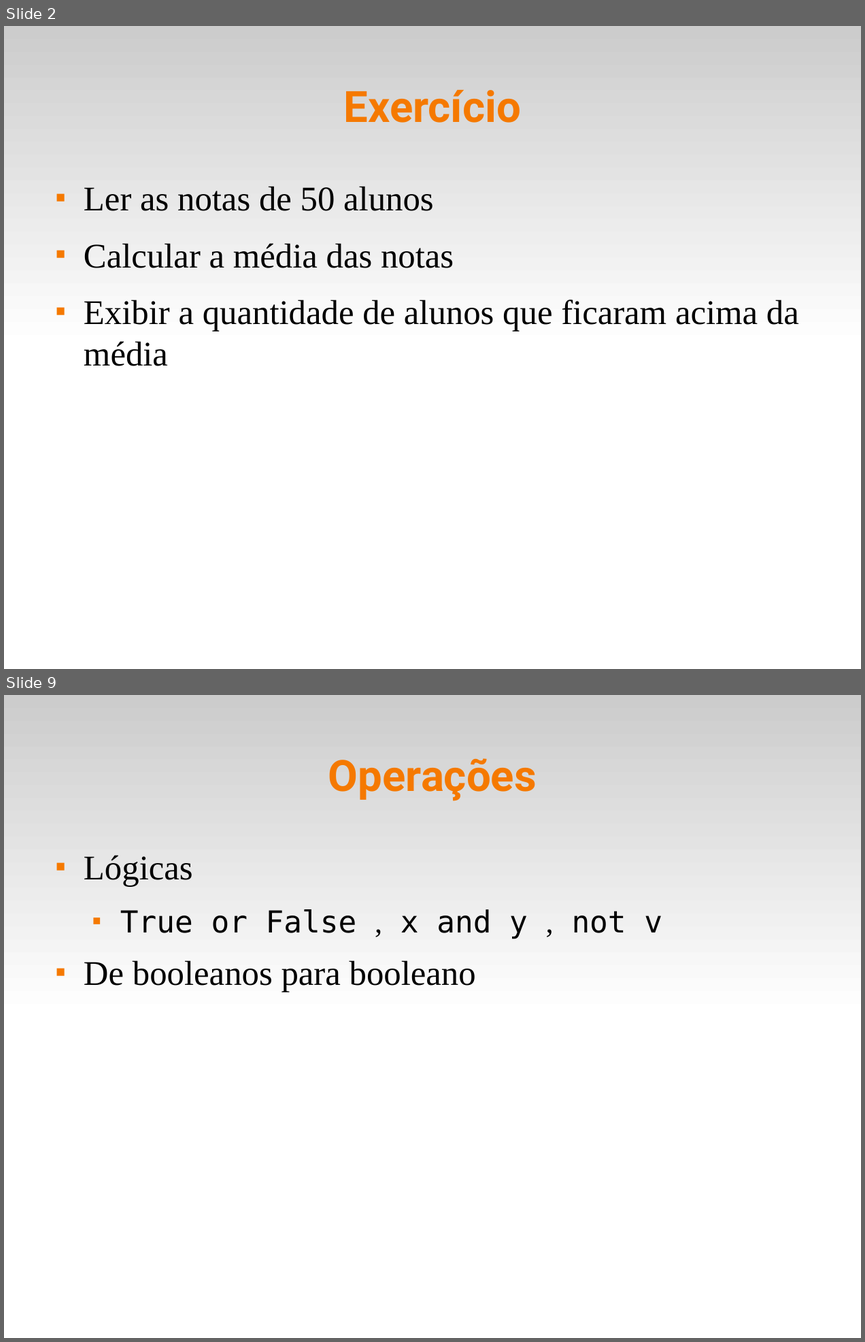
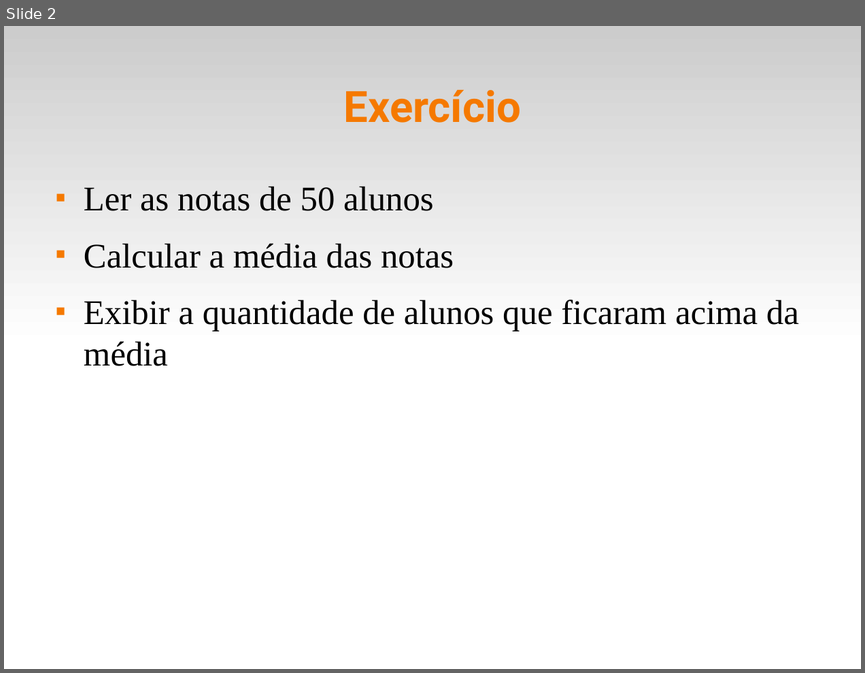
Before and after one commit to fsantanna-uerj/IPD, a slide deck: slides/ipd-05-listas.odp. Shown one above the other, each under a label of ours: slides 2 and 9 before the commit, slide 2 after it; the slides between them are not shown. The pictures are 865x1342 and 865x673 pixels, drawn with LibreOffice and Linux fonts; fonts in the diff are those of the drawing. Boxes give left, top, right and bottom in pixels: in the first picture for what was removed or moved away, otherwise in the second. Text is boxed around its words. In the diff, an @@ line names an element or a change of style, - is before the commit and + after.

```diff
--- a/slides/ipd-05-listas.odp
+++ b/slides/ipd-05-listas.odp
@@ slide 9 removed at (4, 695, 861, 1338), background #FFFFFF; not listed: 1 template element that a slide beside it also shows @@
@@ title removed at (328, 758, 536, 801) @@
-Operações
@@ text removed at (84, 855, 662, 992) @@
-■ Lógicas
-  ■ True or False , x and y , not v
-■ De booleanos para booleano
```
Also in this commit, not shown: 4 slides changed, 4 slides added, 4 other slides removed, 12 other files.
